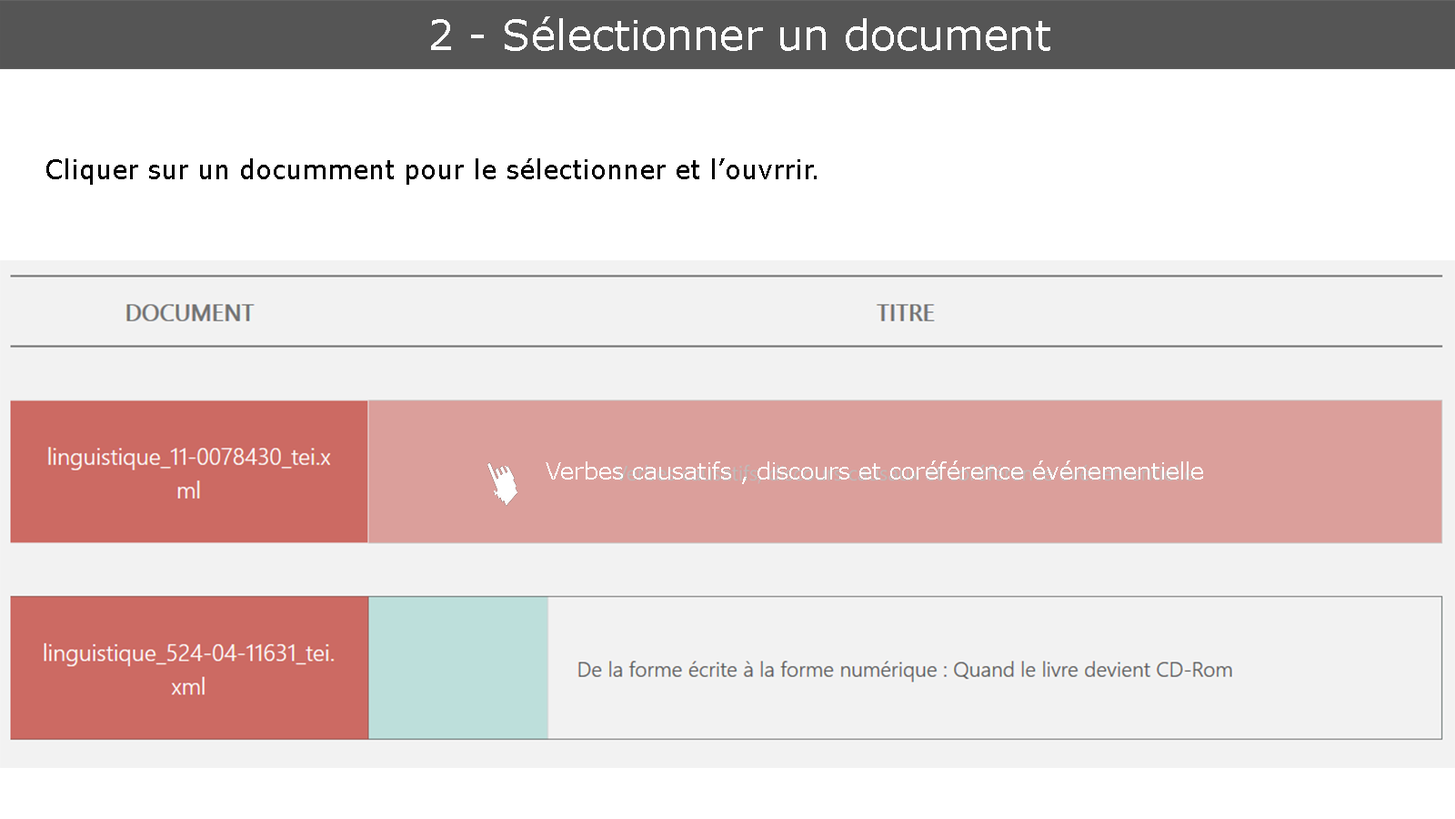
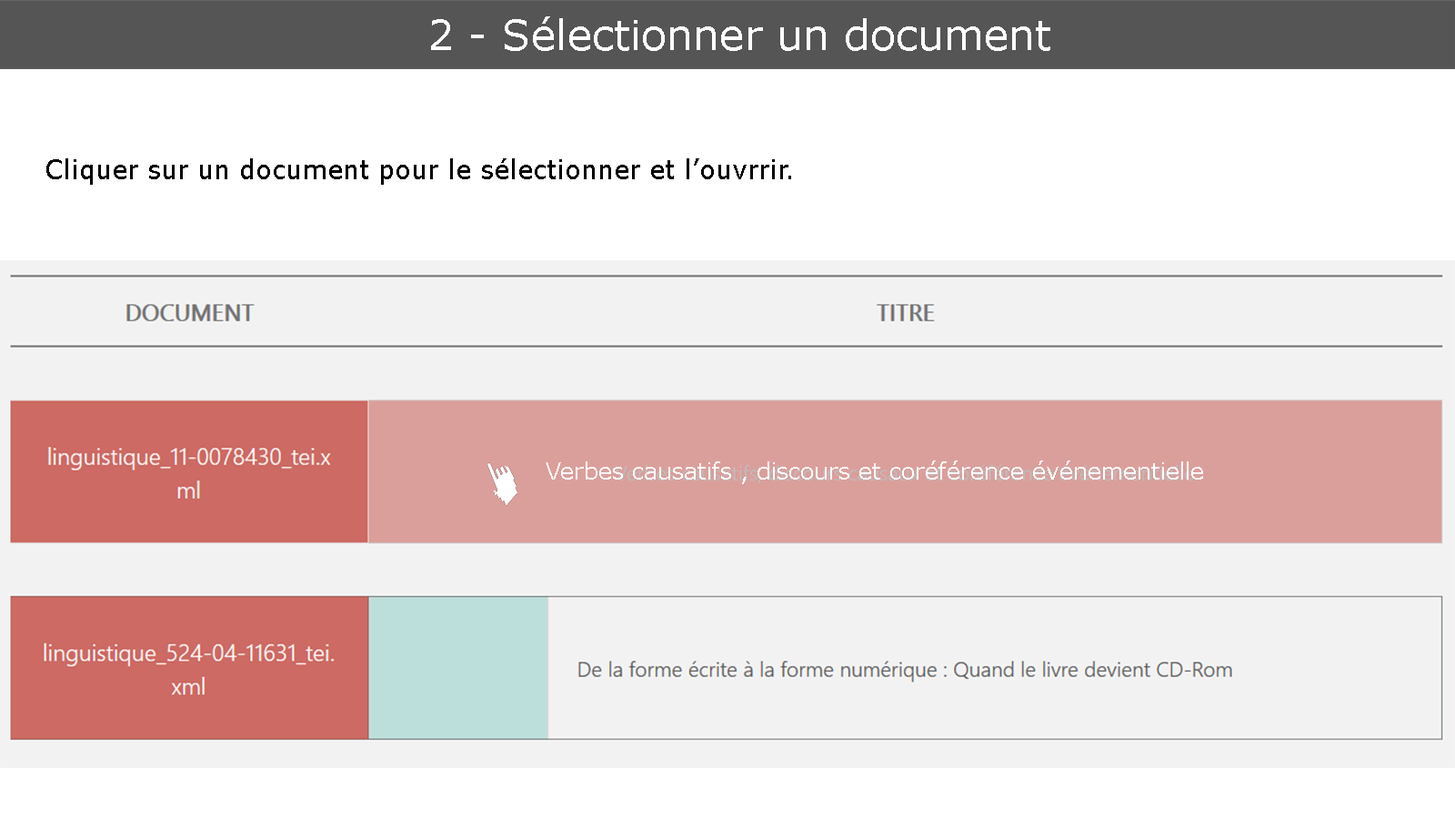
Two versions of the same layered image (1455 × 819). Layer-by-layer changes:
renamed "Cliquer sur un documment pour le sélectionner et l’ouvrrir." to "Cliquer sur un document pour le sélectionner et l’ouvrrir.", painted on it over [329, 158, 817, 185]
